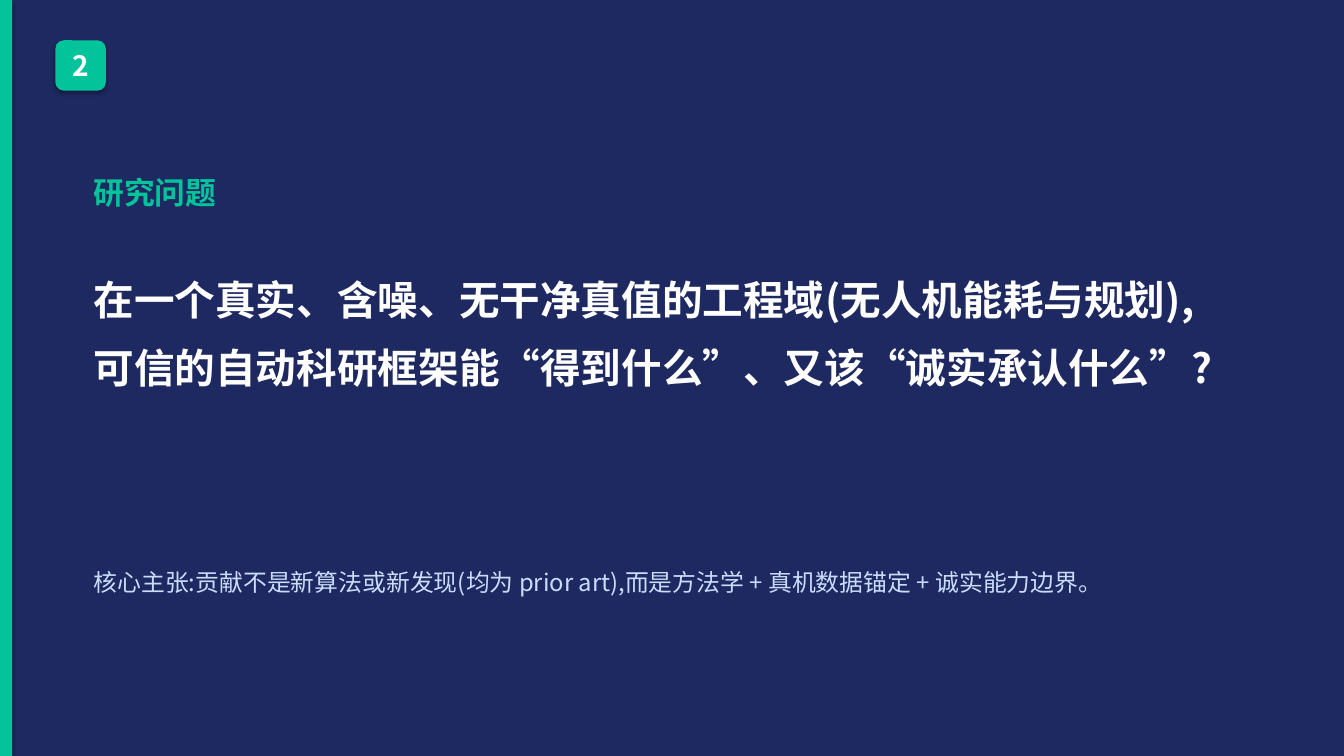
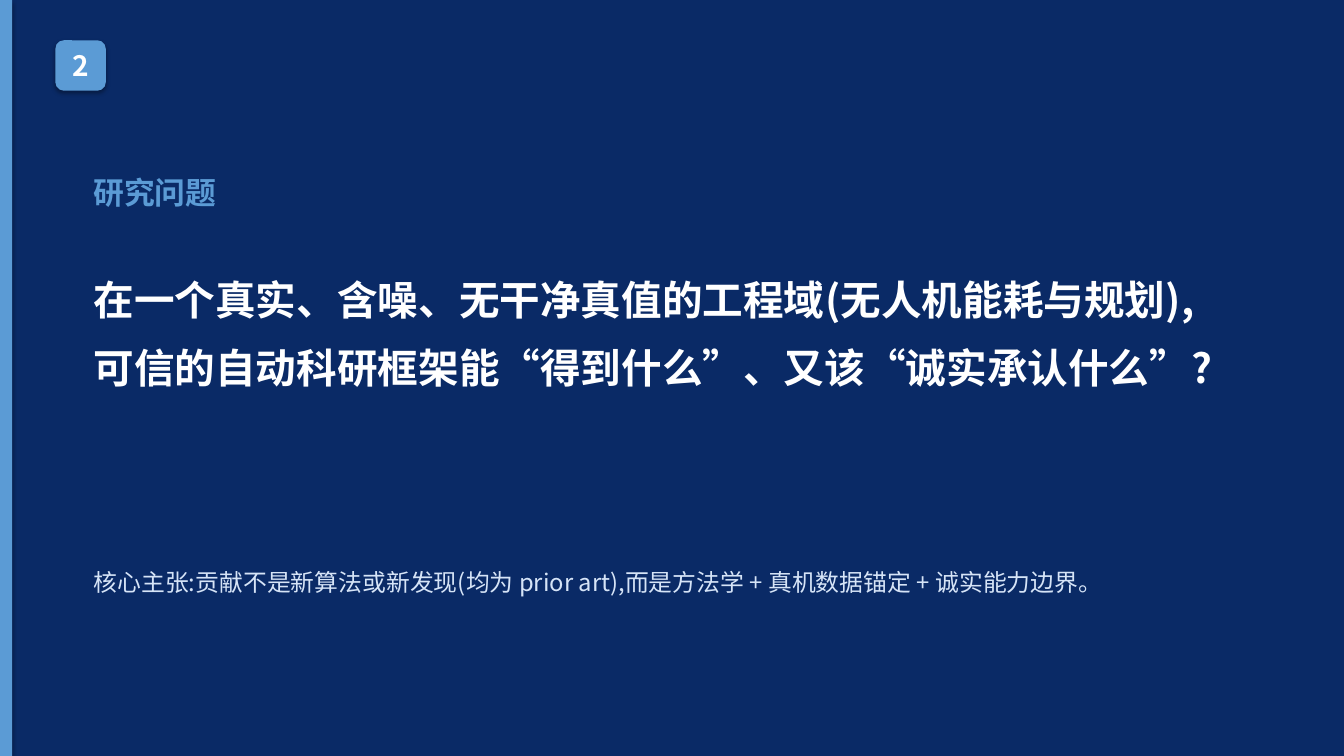
Before and after one commit to wbz0429/PathPlanningwithEnergy, a slide deck: slide 3 of autoresearch/energy_m100/experiments/midterm_defense.pptx. Drawn at 1344x756 pixels with LibreOffice and Linux fonts; fonts in the diff are those of the drawing. Boxes give left, top, right and bottom in pixels: in the first picture for what was removed or moved away, otherwise in the second. Text is boxed around its words. In the diff, an @@ line names an element or a change of style, - is before the commit and + after.

```diff
--- a/autoresearch/energy_m100/experiments/midterm_defense.pptx
+++ b/autoresearch/energy_m100/experiments/midterm_defense.pptx
@@ background #1E2961 to #0A2A66 @@
@@ rectangle at (0,0,12,756): fill #02C39A to #5B9BD5 @@
@@ rounded rectangle "2" at (55,40,106,91): fill #02C39A to #5B9BD5 @@
@@ text "研究问题" at (93,178,216,207): text colour #02C39A to #5B9BD5 @@
@@ text "核心主张:贡献不是新算法或新发现(均为 prior art),而是方法学 + 真机数据锚定 ..." at (93,571,1102,596): text colour #CADCFC to #D6E4F7 @@
```
Also in this commit, not shown: 24 other slides changed, 9 other files.
